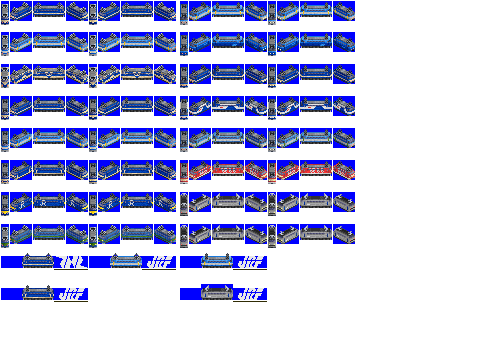
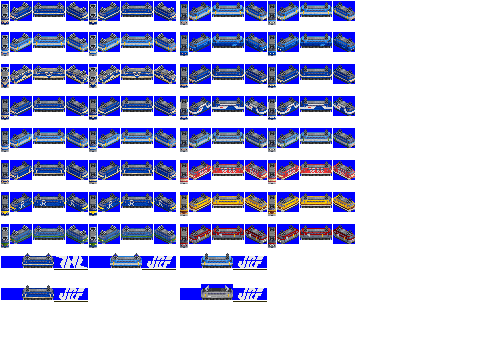
Layer changes from the first w=500, h=361 image to the second:
painted on "overlay" over [180, 201, 355, 248]
painted on "pantos" over [181, 193, 352, 240]
removed layer "ef66 2000" over [180, 193, 355, 297]
added layer "ef66 rrt copy" above "ef66 ser" over [180, 194, 355, 297]
added layer "ef66 nerv" above "ef66 main" over [180, 226, 355, 248]
